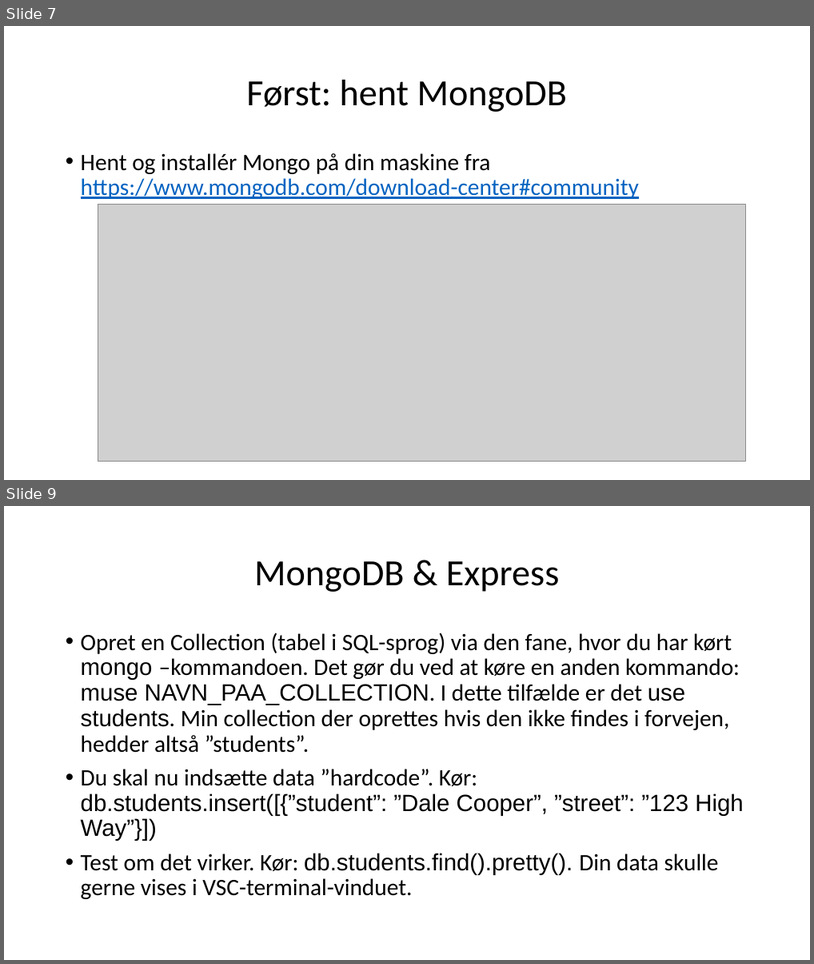
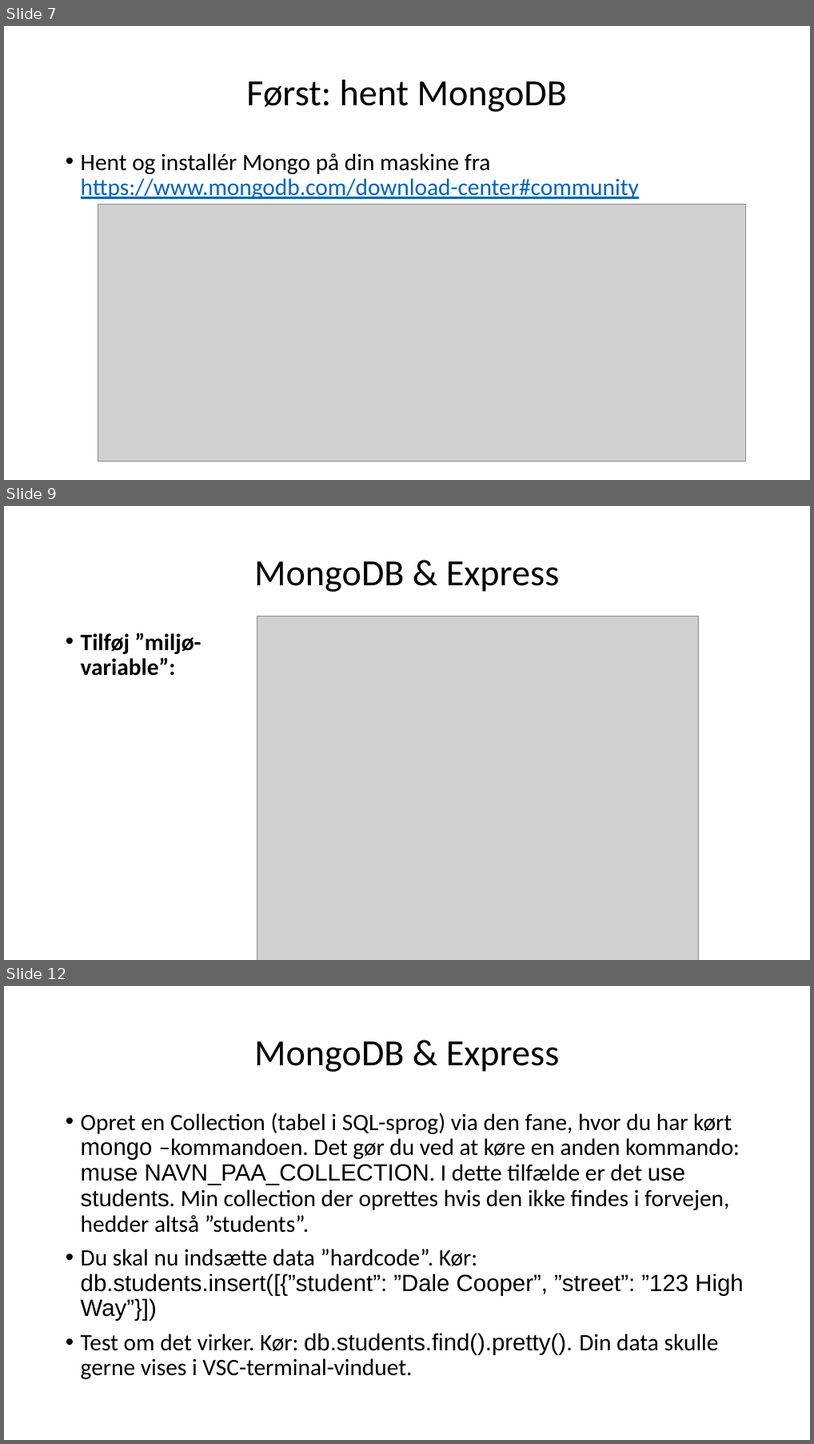
Before and after one commit to svl66/mongodb, a slide deck: MongoDB.pptx. Shown one above the other, each under a label of ours: slides 7 and 9 before the commit, slides 7, 9 and 12 after it; the slides between them are not shown. The pictures are 814x964 and 814x1444 pixels, drawn with LibreOffice and Linux fonts; fonts in the diff are those of the drawing; grey boxes stand for pictures. Boxes give left, top, right and bottom in pixels: in the first picture for what was removed or moved away, otherwise in the second. Text is boxed around its words. In the diff, an @@ line names an element or a change of style, - is before the commit and + after.

```diff
--- a/MongoDB.pptx
+++ b/MongoDB.pptx
@@ slide 9 added at box(4, 506, 810, 960), background #FFFFFF @@
@@ title added at box(254, 561, 559, 592), 44 pt, text #000000 @@
+MongoDB & Express
@@ picture added at box(258, 616, 699, 960) @@
@@ text added at box(81, 632, 202, 676), 28 pt, text #000000, bold @@
+• Tilføj ”miljø-
+  variable”:
@@ what was slide 9 is now slide 12 @@
```
Also in this commit, not shown: 1 slide changed, 2 other slides added.
